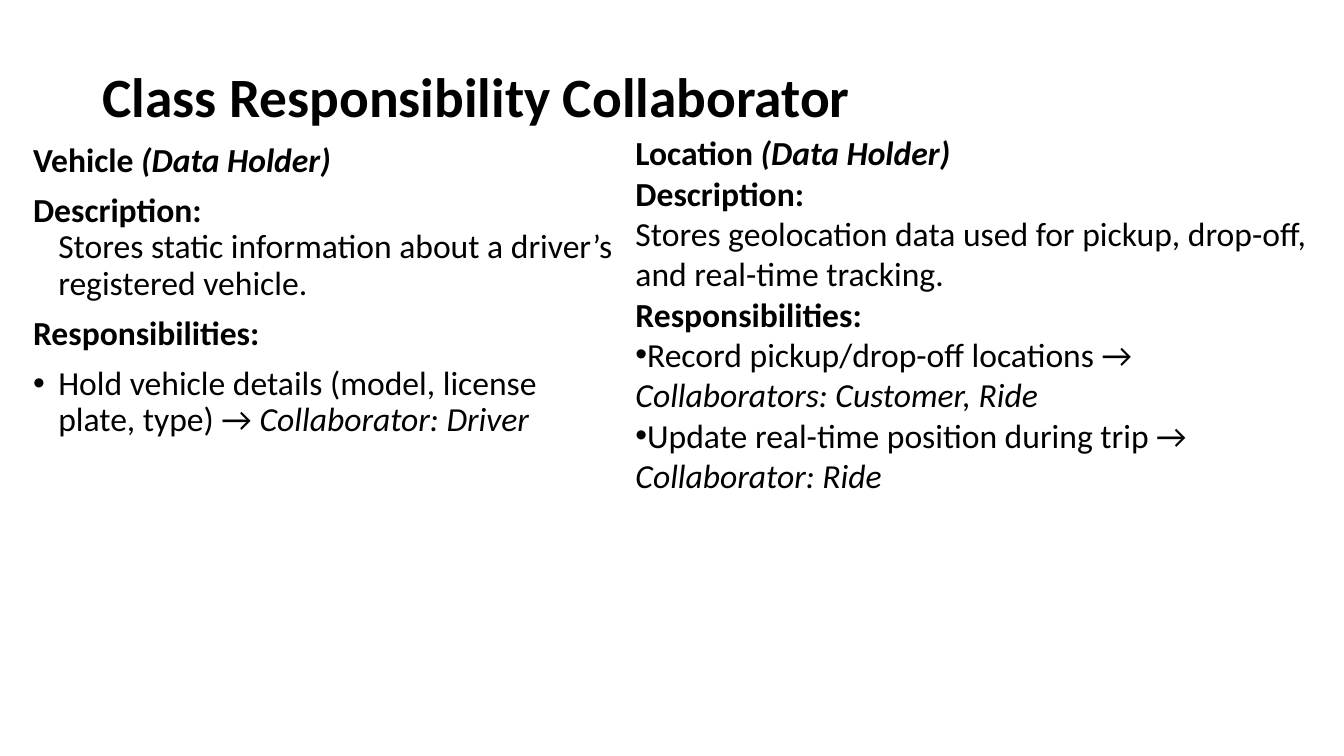
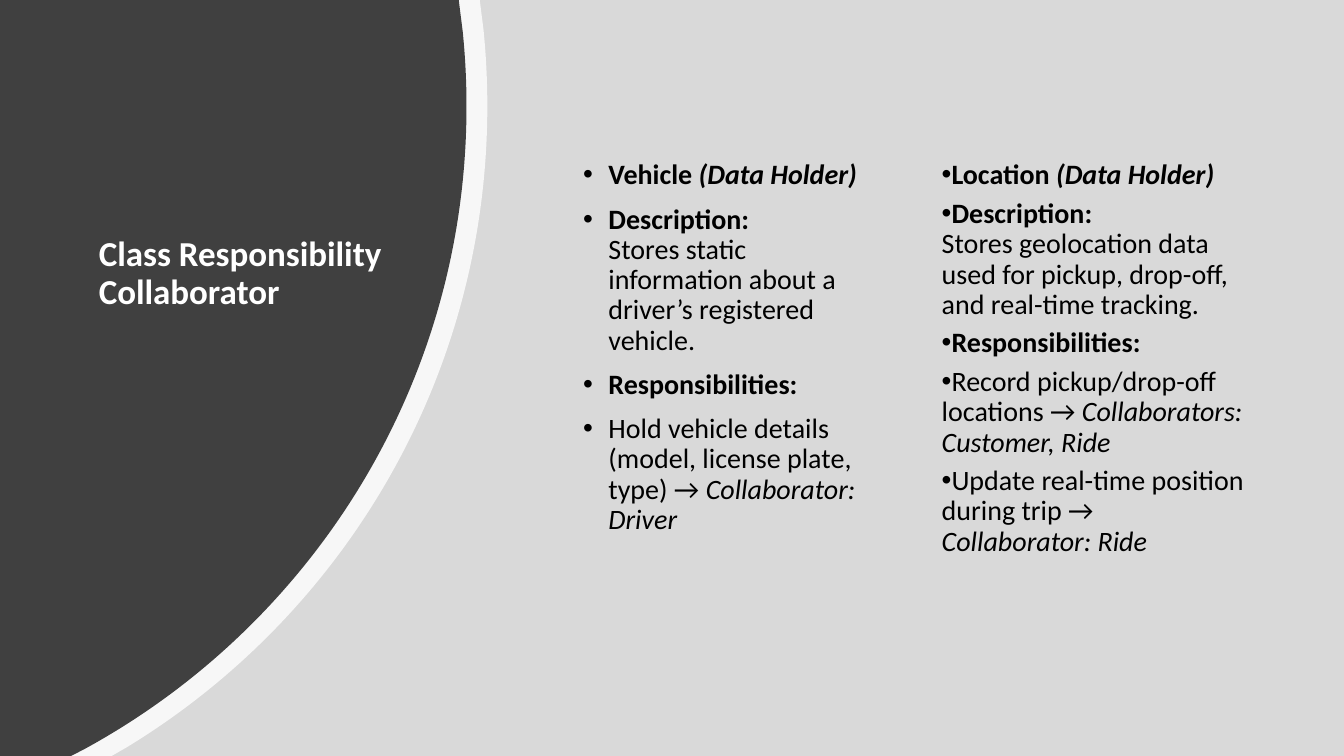
Before and after one commit to CheetoBuri/SE_SmartRide, a slide deck: slide 13 of 523K0010_523K0013.pptx. Drawn at 1344x756 pixels with LibreOffice and Linux fonts; fonts in the diff are those of the drawing. Boxes give left, top, right and bottom in pixels: in the first picture for what was removed or moved away, otherwise in the second. Text is boxed around its words. In the diff, an @@ line names an element or a change of style, - is before the commit and + after.

```diff
--- a/523K0010_523K0013.pptx
+++ b/523K0010_523K0013.pptx
@@ rectangle added at [0,0,1344,756], fill #D9D9D9 @@
@@ freeform shape added at [0,0,488,756], fill #FFFFFF at 80% opacity @@
@@ freeform shape added at [0,0,467,756], fill #404040 @@
@@ title "Class Responsibility Collaborator": place and size @@
-title "Class Responsibility Collaborator" at [102,78,850,126]
+title "Class Responsibility Collaborator" at [99,241,382,305]
@@ title "Class Responsibility Collaborator" at [99,241,382,305]: size 39.6 to 25 pt, text colour #000000 to #FFFFFF; vertical alignment middle to top @@
@@ text "Vehicle (Data Holder)": place and size @@
-text "Vehicle (Data Holder)" at [33,147,612,437]
+text "Vehicle (Data Holder)" at [608,163,856,529]
@@ text "Vehicle (Data Holder)" at [608,163,856,529]: size 24 to 20 pt; bullet none to • @@
@@ text "Location (Data Holder)": place and size @@
-text "Location (Data Holder)" at [635,140,1306,489]
+text "Location (Data Holder)" at [942,163,1244,551]
@@ text "Location (Data Holder)" at [942,163,1244,551]: size 24 to 20 pt; bullet none to •; line spacing 1 to 0.9; more space between paragraphs; indent changed @@
```
Also in this commit, not shown: 29 other slides changed.
